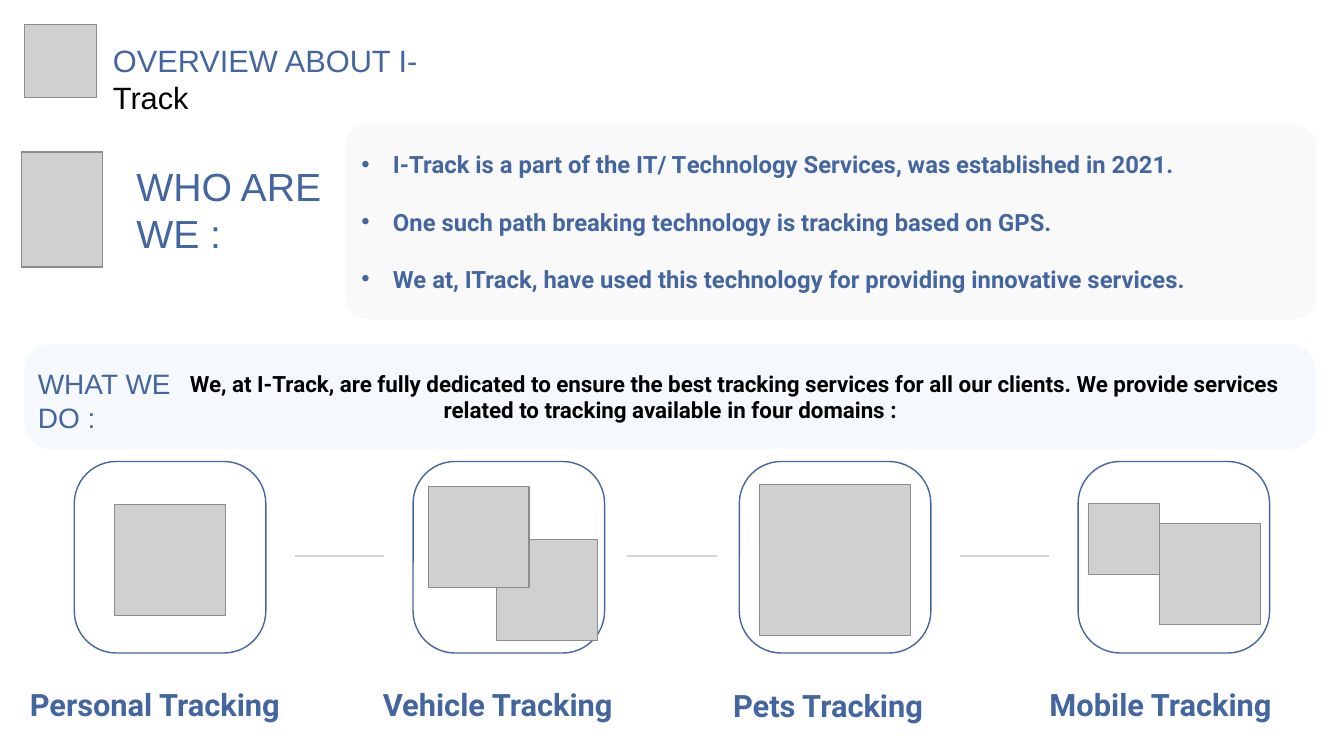
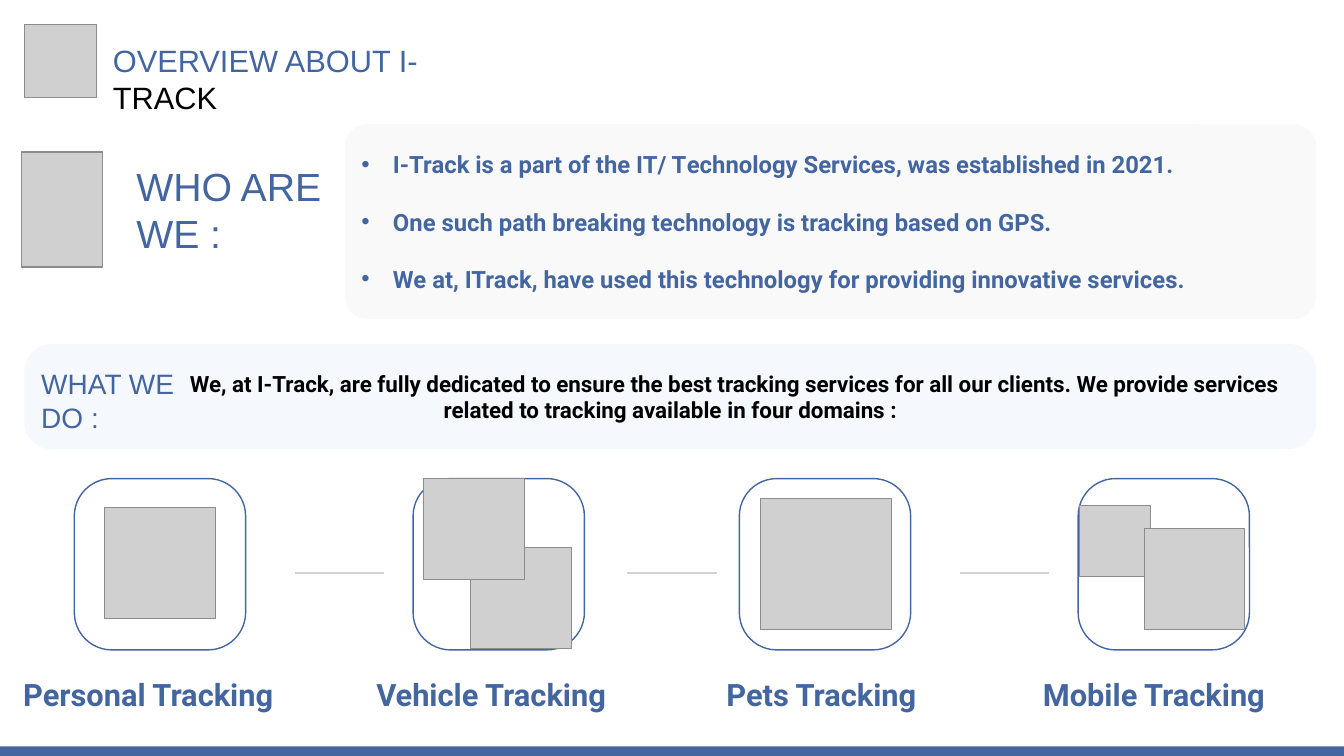
Before and after one commit to MiSalah/Real-Time-Data-Streaming-Analytics-System-for-tracking-Pedestrians, a slide deck: slide 2 of Progress' Presentations/Etat d'avancement - S1.pptx. Drawn at 1344x756 pixels with LibreOffice and Linux fonts; fonts in the diff are those of the drawing; grey boxes stand for pictures. Boxes give left, top, right and bottom in pixels: in the first picture for what was removed or moved away, otherwise in the second. Text is boxed around its words. In the diff, an @@ line names an element or a change of style, - is before the commit and + after.

```diff
--- a/Progress' Presentations/Etat d'avancement - S1.pptx
+++ b/Progress' Presentations/Etat d'avancement - S1.pptx
@@ text at <box>113,50,418,110</box>: text changed @@
-OVERVIEW ABOUT I-Track
+OVERVIEW ABOUT I-TRACK
@@ rounded rectangle: place and size @@
-rounded rectangle at <box>75,462,266,653</box>
+rounded rectangle at <box>75,479,246,650</box>
@@ rounded rectangle: place and size @@
-rounded rectangle at <box>413,462,605,653</box>
+rounded rectangle at <box>413,479,585,650</box>
@@ rounded rectangle: place and size @@
-rounded rectangle at <box>739,462,931,653</box>
+rounded rectangle at <box>739,479,910,650</box>
@@ rounded rectangle: place and size @@
-rounded rectangle at <box>1079,462,1270,653</box>
+rounded rectangle at <box>1079,479,1250,650</box>
@@ picture: place and size @@
-picture at <box>115,504,226,615</box>
+picture at <box>105,508,216,619</box>
@@ picture: place and size @@
-picture at <box>759,484,910,635</box>
+picture at <box>760,499,891,630</box>
@@ picture: place and size @@
-picture at <box>1089,504,1159,575</box>
+picture at <box>1080,506,1150,577</box>
@@ picture: place and size @@
-picture at <box>1159,524,1260,625</box>
+picture at <box>1144,529,1245,630</box>
@@ picture: place and size @@
-picture at <box>497,540,598,641</box>
+picture at <box>471,548,572,649</box>
@@ 3 lines: place and size @@
-3 lines at <box>294,556,1050,556</box>
+3 lines at <box>294,573,1050,573</box>
@@ 4 texts, 1 picture: place and size @@
-4 texts, 1 picture at <box>30,487,1272,724</box>
+4 texts, 1 picture at <box>23,479,1265,713</box>
@@ rectangle added at <box>0,746,1344,756</box>, fill #4466A0 @@
```
Also in this commit, not shown: 1 other slide changed, 2 slides removed.
